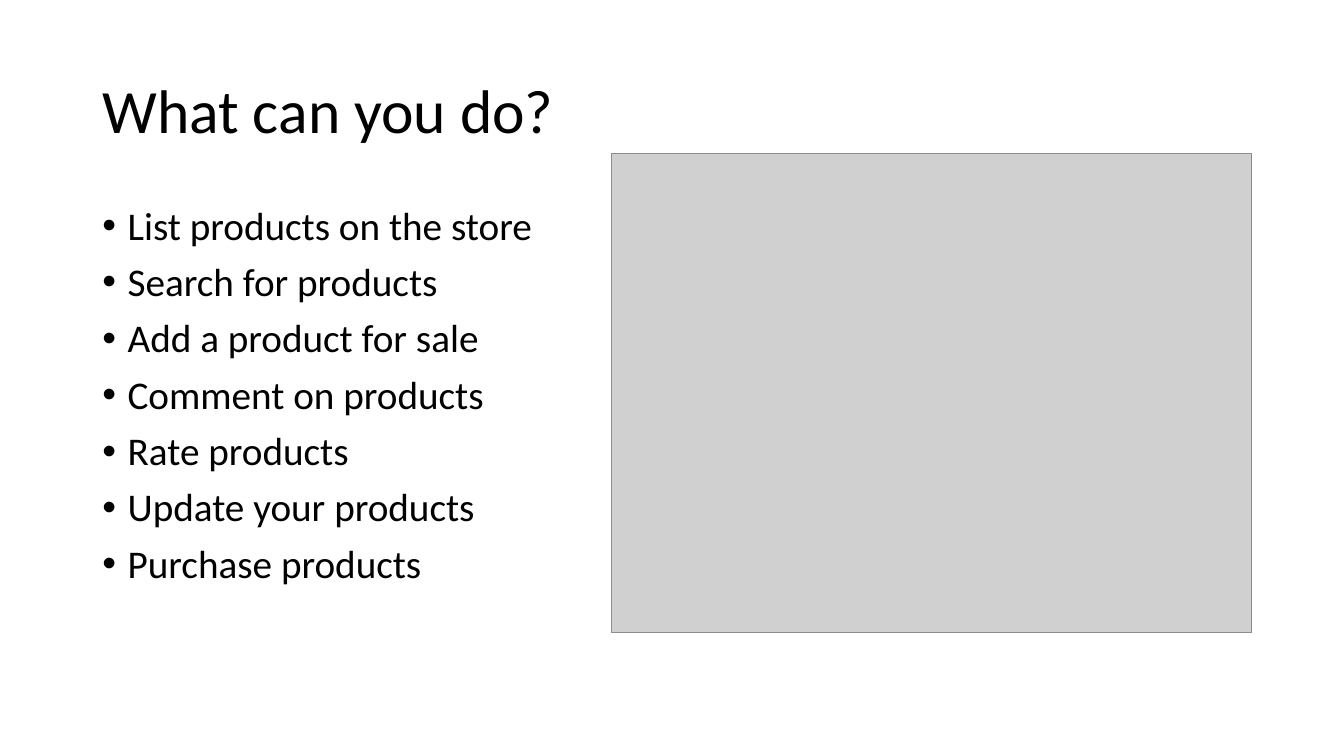
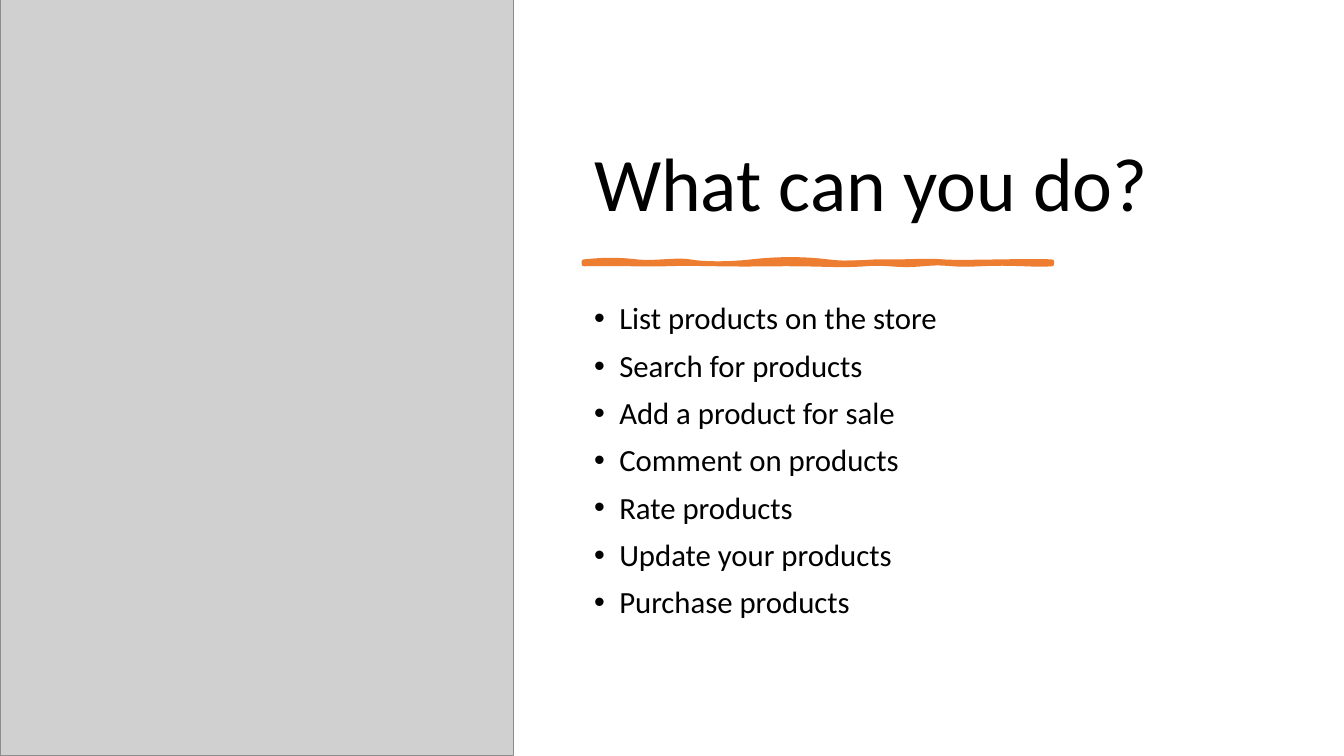
Before and after one commit to vladoiliev02/online-store, a slide deck: slide 5 of presentation.pptx. Drawn at 1344x756 pixels with LibreOffice and Linux fonts; fonts in the diff are those of the drawing; grey boxes stand for pictures. Boxes give left, top, right and bottom in pixels: in the first picture for what was removed or moved away, otherwise in the second. Text is boxed around its words. In the diff, an @@ line names an element or a change of style, - is before the commit and + after.

Commit message:
Style presentation

```diff
--- a/presentation.pptx
+++ b/presentation.pptx
@@ picture: place and size @@
-picture at [612, 153, 1251, 633]
+picture at [0, 0, 513, 756]
@@ title "What can you do?": place and size @@
-title "What can you do?" at [102, 90, 553, 143]
+title "What can you do?" at [594, 158, 1148, 224]
@@ title "What can you do?" at [594, 158, 1148, 224]: size 44 to 54 pt; vertical alignment middle to bottom @@
@@ freeform shape added at [584, 262, 1052, 264], fill #ED7D31, outline #ED7D31 3.5 pt @@
@@ text "List products on the store": place and size @@
-text "List products on the store" at [128, 212, 532, 585]
+text "List products on the store" at [619, 307, 937, 618]
@@ text "List products on the store" at [619, 307, 937, 618]: size 28 to 22 pt @@
```
Also in this commit, not shown: 7 other slides changed.
